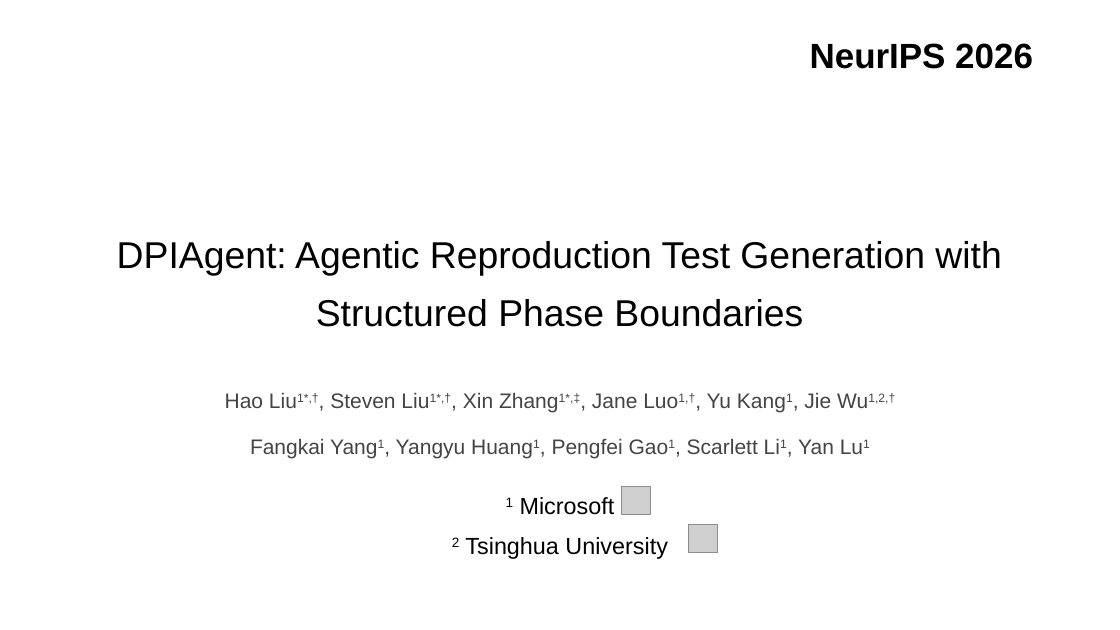
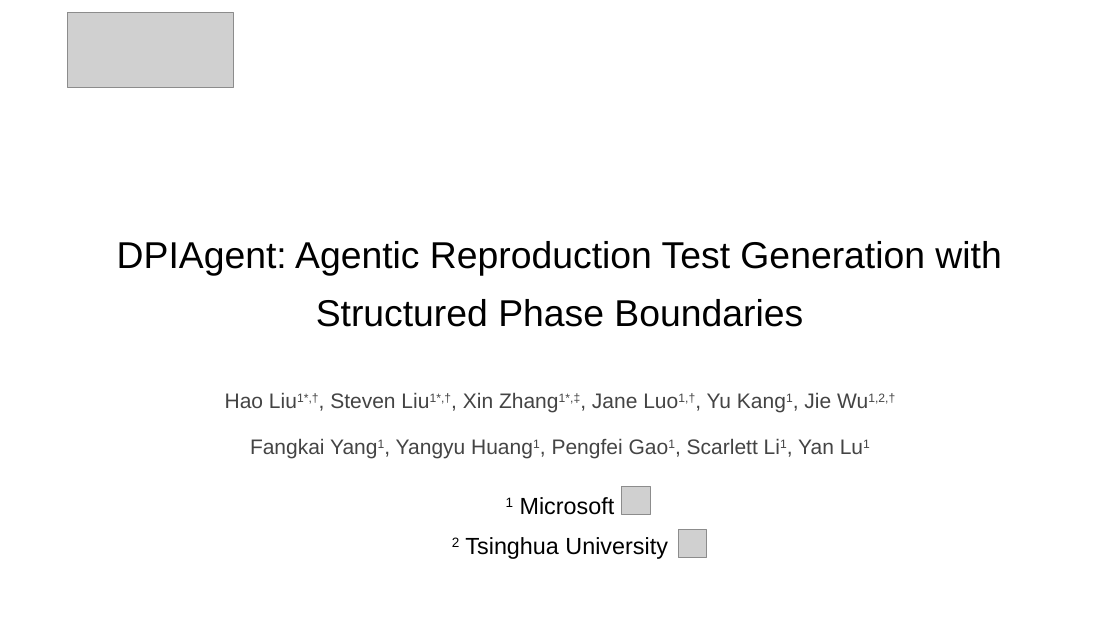
Before and after one commit to neverwinHao/neverwinHao.github.io, a slide deck: slide 1 of DPIAgent/assets/demo/dpiagent-cover.pptx. Drawn at 1120x630 pixels with LibreOffice and Linux fonts; fonts in the diff are those of the drawing; grey boxes stand for pictures; background and template pictures are left out. Boxes give left, top, right and bottom in pixels: in the first picture for what was removed or moved away, otherwise in the second. Text is boxed around its words. In the diff, an @@ line names an element or a change of style, - is before the commit and + after.

```diff
--- a/DPIAgent/assets/demo/dpiagent-cover.pptx
+++ b/DPIAgent/assets/demo/dpiagent-cover.pptx
@@ picture added at [67, 13, 233, 88] @@
@@ text removed at [810, 43, 1033, 69] @@
-NeurIPS 2026
@@ picture: place and size @@
-picture at [689, 524, 718, 553]
+picture at [678, 529, 707, 558]
```
Also in this commit, not shown: 11 other files.
